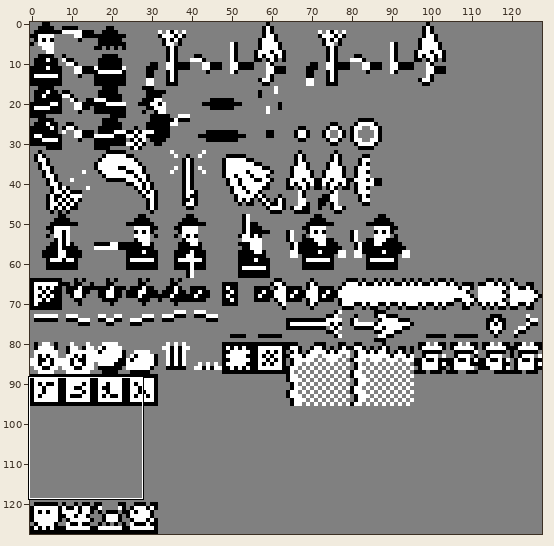
One commit to this sprite sheet: src/data/image/mainsprites-8b.png. Above: a wide view before the commit, with the close-up outlined.
Close-up. Before the commit:
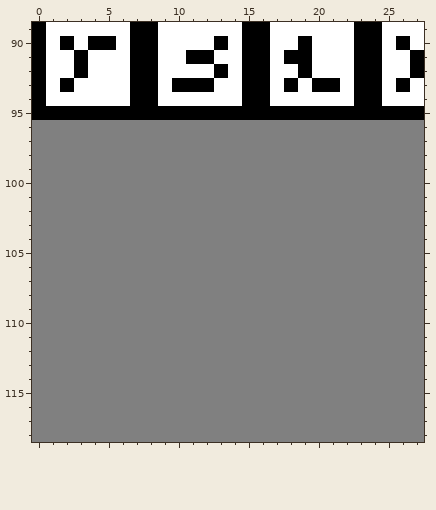
The file is 128x128 pixels. Shown: x 0..27, y 89..118.
After the commit:
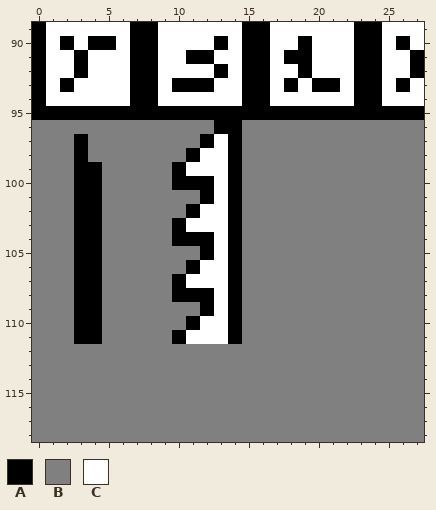
Palette (. is transparent): A #000000  B #808080  C #ffffff
The edit:
y 96: x 13..14 BB -> AA
y 97: x 3 B -> A; x 12..14 BBB -> ACA
y 98: x 3 B -> A; x 11..14 BBBB -> ACCA
y 99: x 3..4 BB -> AA; x 10..14 BBBBB -> ACCCA
y 100: x 3..4 BB -> AA; x 10..14 BBBBB -> AAACA
y 101: x 3..4 BB -> AA; x 12..14 BBB -> ACA
y 102: x 3..4 BB -> AA; x 11..14 BBBB -> ACCA
y 103: x 3..4 BB -> AA; x 10..14 BBBBB -> ACCCA
y 104: x 3..4 BB -> AA; x 10..14 BBBBB -> AAACA
y 105: x 3..4 BB -> AA; x 12..14 BBB -> ACA
y 106: x 3..4 BB -> AA; x 11..14 BBBB -> ACCA
y 107: x 3..4 BB -> AA; x 10..14 BBBBB -> ACCCA
y 108: x 3..4 BB -> AA; x 10..14 BBBBB -> AAACA
y 109: x 3..4 BB -> AA; x 12..14 BBB -> ACA
y 110: x 3..4 BB -> AA; x 11..14 BBBB -> ACCA
y 111: x 3..4 BB -> AA; x 10..14 BBBBB -> ACCCA
Pixel boxes of the changes (left, top, right, bottom) in both close-ups:
changed: (172, 120, 242, 344)
changed: (74, 134, 102, 344)
